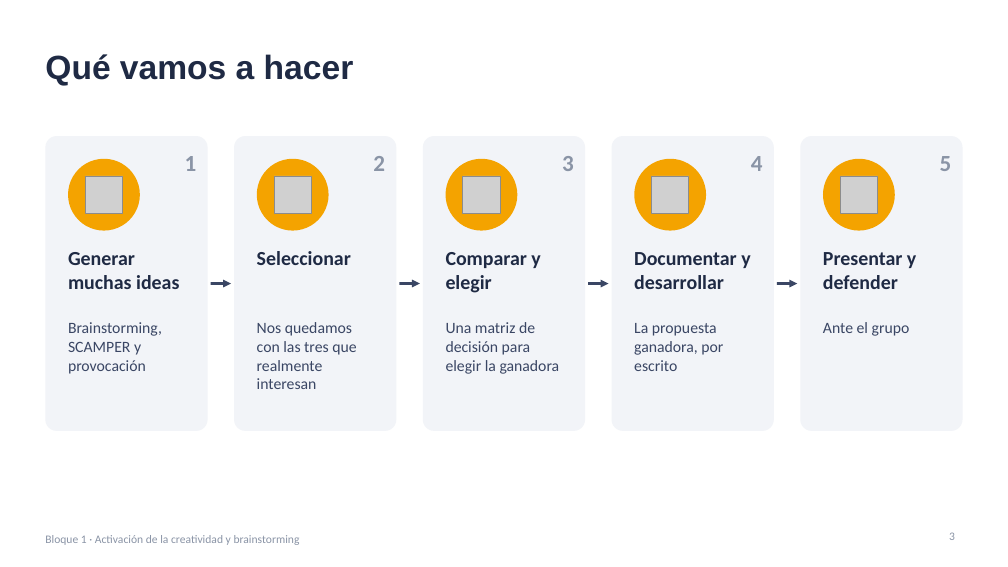
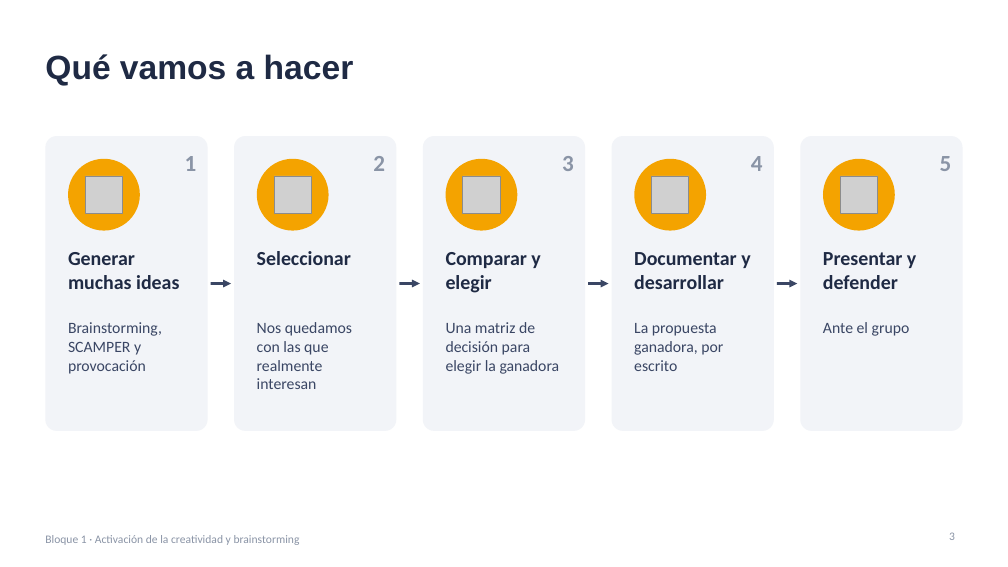
Before and after one commit to jjnieto/creatividad-ofimatica-ia, a slide deck: slide 3 of diapositivas/Curso.pptx. Drawn at 1008x567 pixels with LibreOffice and Linux fonts; fonts in the diff are those of the drawing; grey boxes stand for pictures. Boxes give left, top, right and bottom in pixels: in the first picture for what was removed or moved away, otherwise in the second. Text is boxed around its words. In the diff, an @@ line names an element or a change of style, - is before the commit and + after.

```diff
--- a/diapositivas/Curso.pptx
+++ b/diapositivas/Curso.pptx
@@ text at <box>257,322,352,389</box>: text changed @@
-Nos quedamos con las tres que realmente interesan
+Nos quedamos con las que realmente interesan
```
Also in this commit, not shown: 2 other slides changed.
